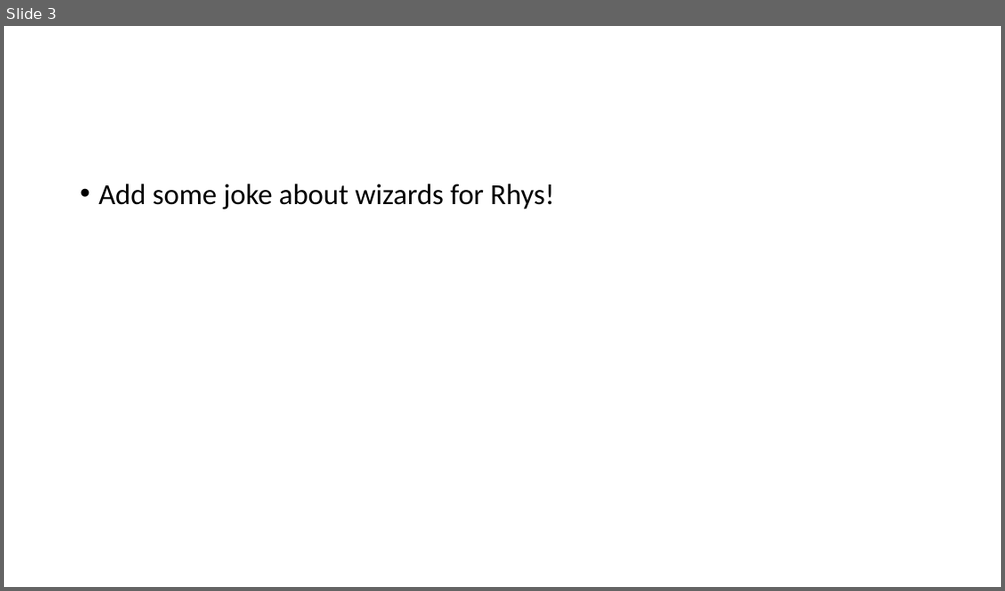
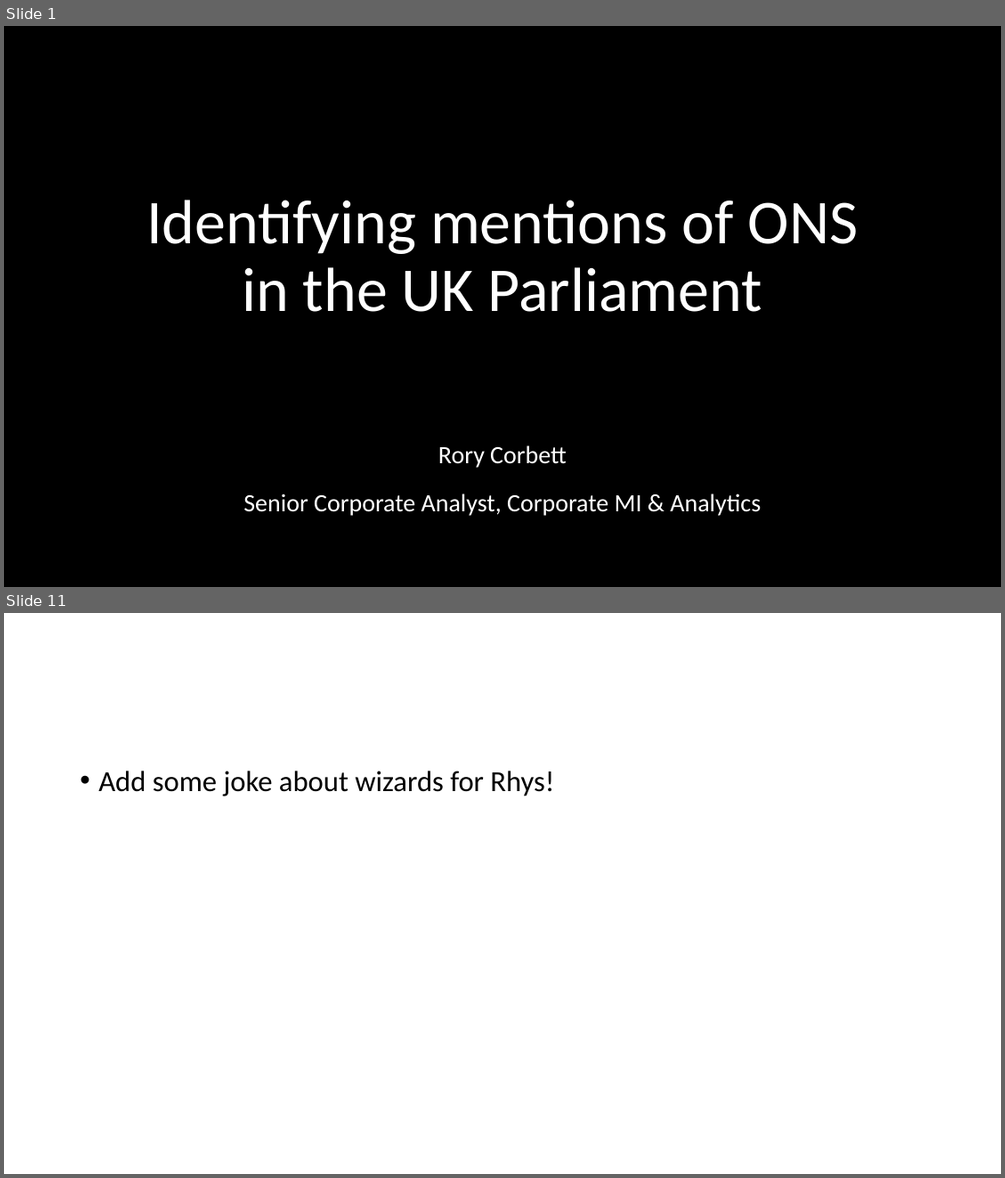
Before and after one commit to datasciencecampus/uk-parliament-stats, a slide deck: user-engagement/fpp-presentation.pptx. Shown one above the other, each under a label of ours: slide 3 before the commit, slides 1 and 11 after it; the slides between them are not shown. The pictures are 1005x591 and 1005x1178 pixels, drawn with LibreOffice and Linux fonts; fonts in the diff are those of the drawing; background and template pictures are left out. Boxes give left, top, right and bottom in pixels: in the first picture for what was removed or moved away, otherwise in the second. Text is boxed around its words. In the diff, an @@ line names an element or a change of style, - is before the commit and + after.

```diff
--- a/user-engagement/fpp-presentation.pptx
+++ b/user-engagement/fpp-presentation.pptx
@@ slide 1 added at (4, 26, 1001, 587), background picture (left out) @@
@@ title added at (146, 200, 858, 312), 60 pt, text #FFFFFF @@
+Identifying mentions of ONS in the UK Parliament
@@ subtitle added at (243, 445, 760, 516), 24 pt, text #FFFFFF @@
+Rory Corbett
+Senior Corporate Analyst, Corporate MI & Analytics
@@ what was slide 3 is now slide 11 @@
```
Also in this commit, not shown: 1 slide changed, 8 other slides added, 2 slides removed, 1 other file.
